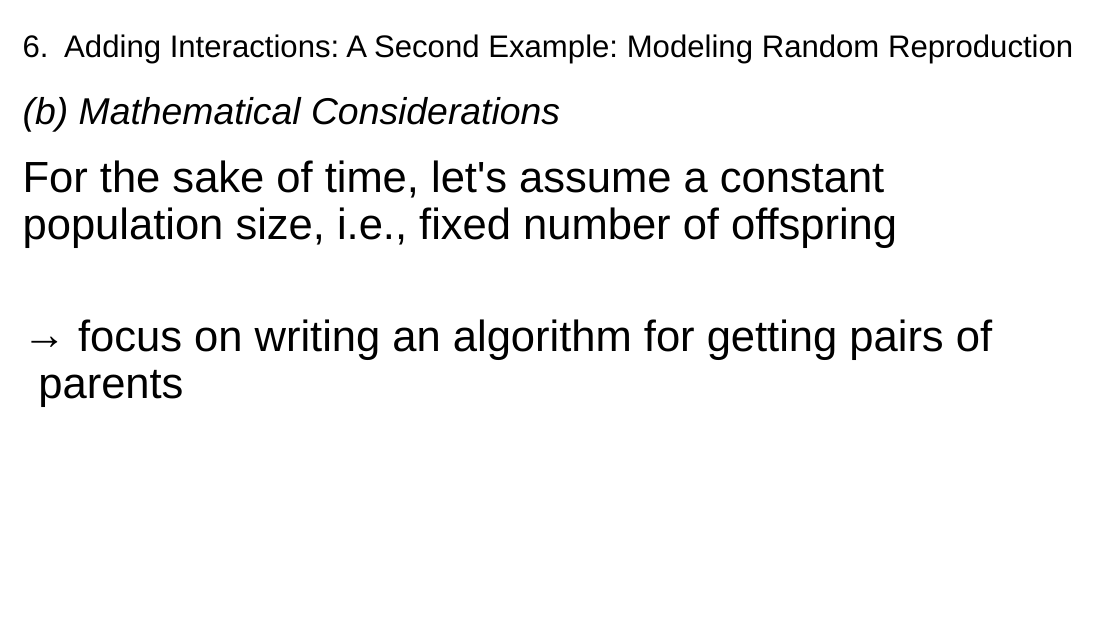
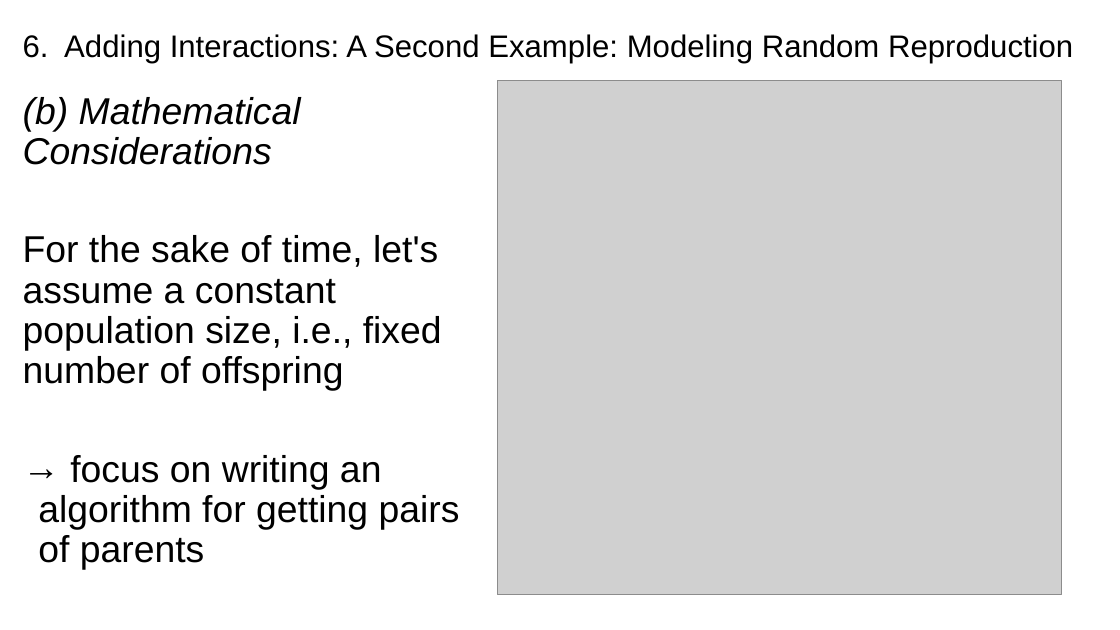
Before and after one commit to flaxmans/Building_IBMs_demo, a slide deck: slide 21 of PresentationSlides.pptx. Drawn at 1120x630 pixels with LibreOffice and Linux fonts; fonts in the diff are those of the drawing; grey boxes stand for pictures. Boxes give left, top, right and bottom in pixels: in the first picture for what was removed or moved away, otherwise in the second. Text is boxed around its words. In the diff, an @@ line names an element or a change of style, - is before the commit and + after.

```diff
--- a/PresentationSlides.pptx
+++ b/PresentationSlides.pptx
@@ picture added at (x1=497, y1=81, x2=1062, y2=595) @@
@@ text at (x1=23, y1=235, x2=460, y2=570): size 28 to 24 pt in "For the sake of time, let's assume ...", "focus on writing an algorithm for getting ..." @@
```
Also in this commit, not shown: 3 other slides changed, 1 other file.
